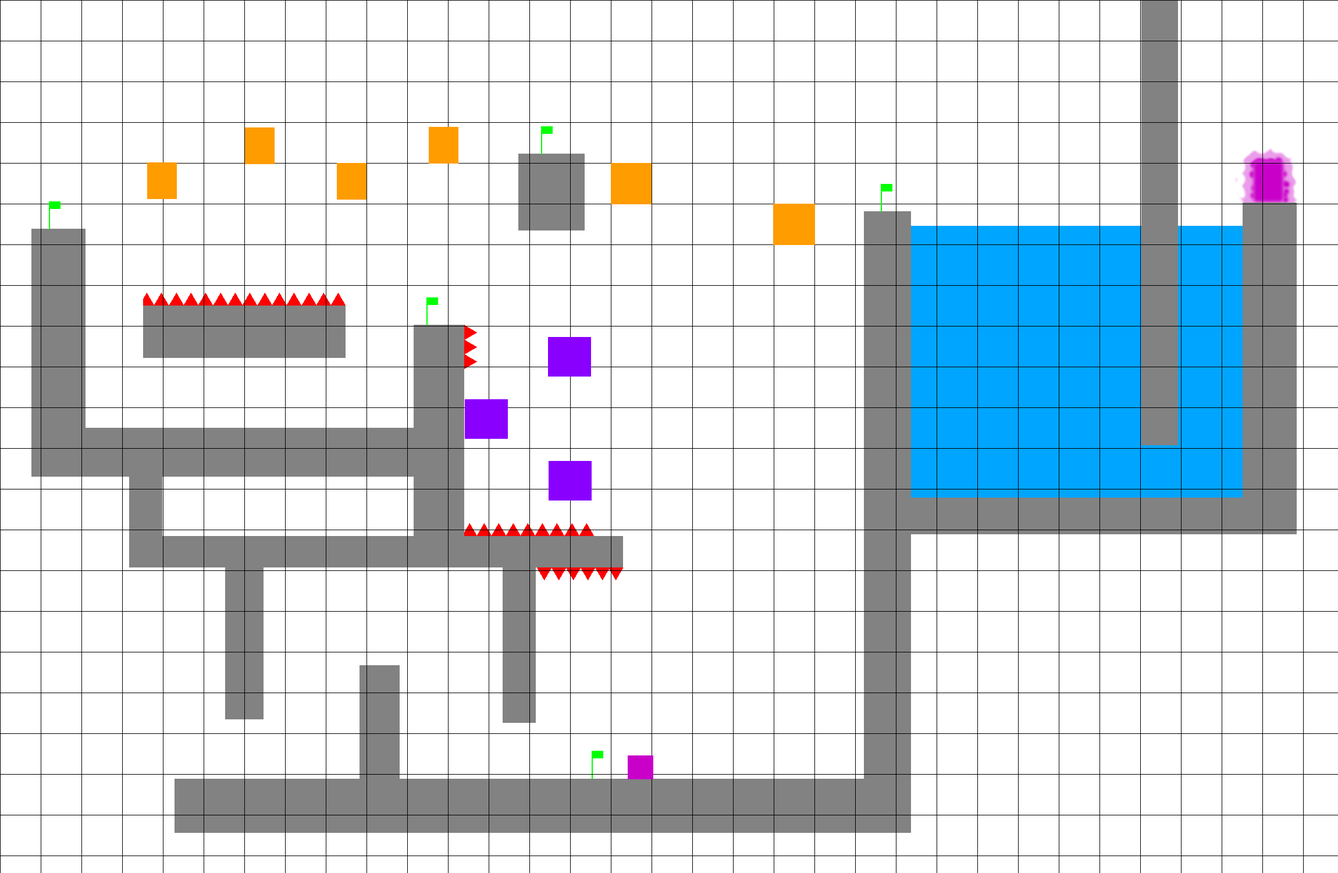
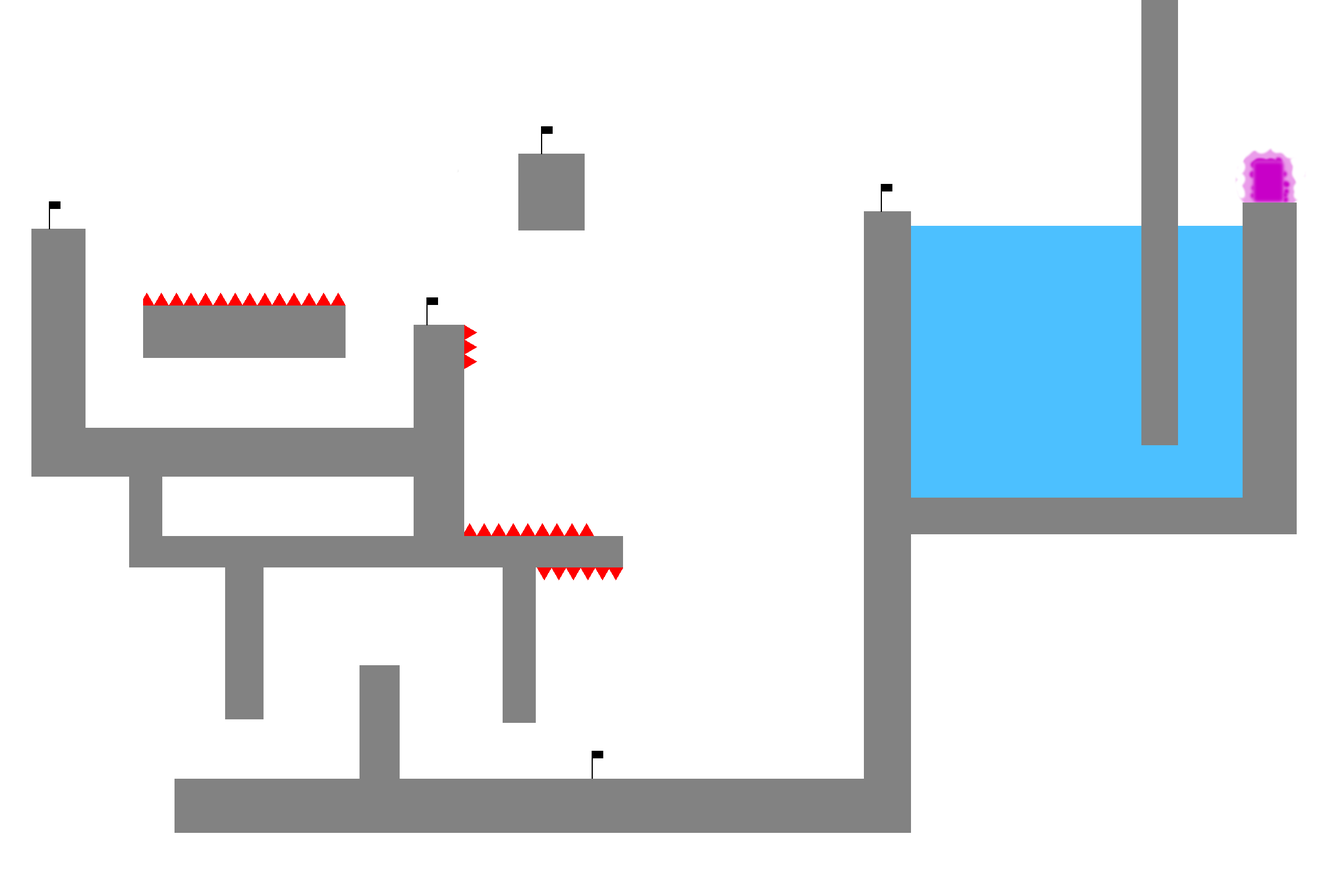
Revision of a layered 1338×873 image; what changed, layer by layer:
painted on "CP5" over left=880, top=183, right=893, bottom=212
painted on "CP4" over left=541, top=126, right=553, bottom=155
painted on "CP3" over left=48, top=201, right=61, bottom=230
painted on "CP2" over left=426, top=297, right=439, bottom=326
hid "Moving Platforms" over left=147, top=126, right=816, bottom=245
hid "Interactives" over left=464, top=336, right=654, bottom=780
hid "grid" over left=0, top=0, right=1338, bottom=873
painted on "CP1" over left=591, top=750, right=604, bottom=779
painted on "Background" over left=911, top=225, right=1243, bottom=498
added layer "Background copy" (70%) above "Portal" over left=456, top=168, right=1243, bottom=498
hid "White" over left=0, top=0, right=1338, bottom=873
